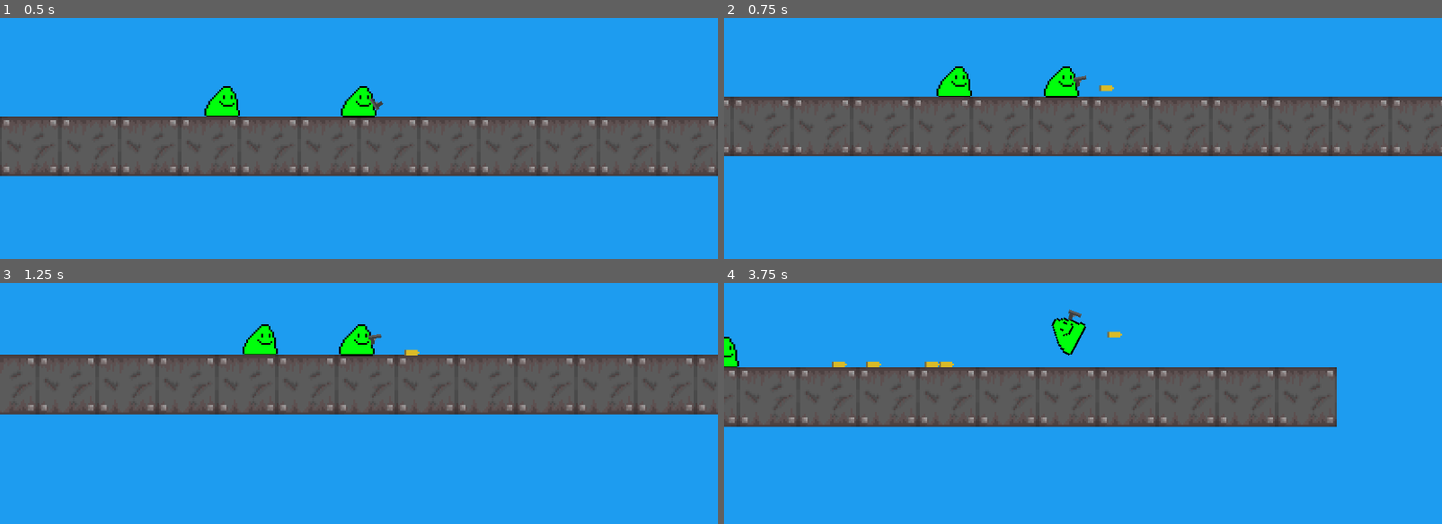
Above: before the commit, frames 1-4 (two rows, left to right).
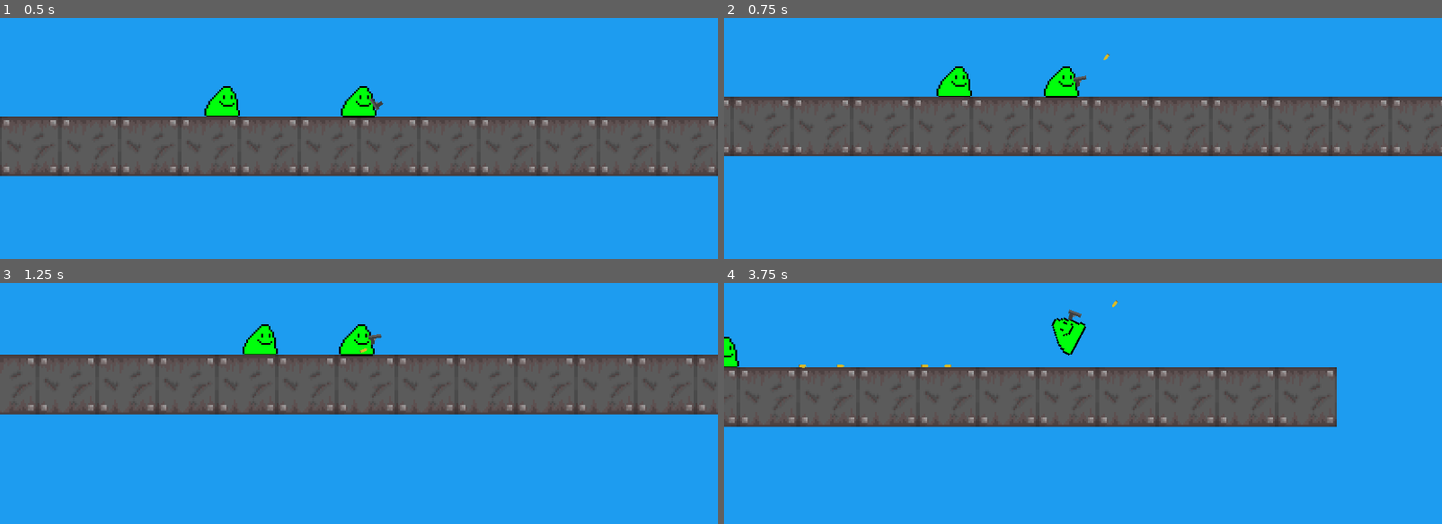
Above: after the commit, the same moments.

Repository: a0fefd/blobs-with-guns-remastered
Game: Godot game, scene res://scenes/levels/world.tscn
The game is run twice, just before and just after one commit, with the same random seed, the same clock (stepped at 60 frames per second) and the same inputs.
Inputs (mouse positions are in pixels of both pictures, inside the frame that each line leads up to):
- Up to frame 1 (0.5 s): no input
- Up to frame 2 (0.75 s): move the mouse to (1240, 54) at 0.52 s; click (1240, 54) at 0.6 s
- Up to frame 3 (1.25 s): no input
- Up to frame 4 (3.75 s): move the mouse to (939, 360) at 1.27 s; click (939, 360) at 1.35 s; move the mouse to (outside the picture) at 2.02 s; click (outside the picture) at 2.1 s; move the mouse to (1047, 420) at 2.77 s; click (1047, 420) at 2.85 s; move the mouse to (1298, 401) at 3.52 s; click (1298, 401) at 3.6 s

Frame 1 is identical in both runs. In frame 2, less than 0.1% of the frame differs, in the area x 52-55%, y 14-31%; in frame 3, less than 0.1%; in frame 4, 0.3%, in the area x 10-56%, y 7-36%.

Commit message:
Add ejection force to shells

Diff:
--- a/project.godot
+++ b/project.godot
@@ -18,10 +18,6 @@
 boot_splash/use_filter=false
 config/icon="res://sprites/logos/Blobs_guns_thumbnail.png"
 
-[display]
-
-window/size/mode=3
-
 [input]
 
 fire={
--- a/scenes/guns/gun.tscn
+++ b/scenes/guns/gun.tscn
@@ -4,6 +4,45 @@
 [ext_resource type="Texture2D" uid="uid://galc2r4gpkdi" path="res://sprites/guns/guns.png" id="1_b0041"]
 [ext_resource type="Texture2D" uid="uid://da7xk67axn8fd" path="res://sprites/guns/muzzle flashes.png" id="3_6ukkm"]
 [ext_resource type="AudioStream" uid="uid://eywgm3nylp6r" path="res://sounds/shoot_sound.wav" id="3_ilwih"]
+
+[sub_resource type="Animation" id="Animation_3mqgm"]
+length = 0.001
+tracks/0/type = "value"
+tracks/0/imported = false
+tracks/0/enabled = true
+tracks/0/path = NodePath(".:position")
+tracks/0/interp = 1
+tracks/0/loop_wrap = true
+tracks/0/keys = {
+"times": PackedFloat32Array(0),
+"transitions": PackedFloat32Array(1),
+"update": 0,
+"values": [Vector2(0, 0)]
+}
+tracks/1/type = "value"
+tracks/1/imported = false
+tracks/1/enabled = true
+tracks/1/path = NodePath(".:rotation")
+tracks/1/interp = 1
+tracks/1/loop_wrap = true
+tracks/1/keys = {
+"times": PackedFloat32Array(0),
+"transitions": PackedFloat32Array(1),
+"update": 0,
+"values": [0.0]
+}
+tracks/2/type = "value"
+tracks/2/imported = false
+tracks/2/enabled = true
+tracks/2/path = NodePath("BarrelEnd/Sprite2D:visible")
+tracks/2/interp = 1
+tracks/2/loop_wrap = true
+tracks/2/keys = {
+"times": PackedFloat32Array(0),
+"transitions": PackedFloat32Array(1),
+"update": 1,
+"values": [false]
+}
 
 [sub_resource type="Animation" id="Animation_3qays"]
 resource_name = "shoot"
@@ -60,45 +99,6 @@
 "values": [true, false]
 }
 
-[sub_resource type="Animation" id="Animation_3mqgm"]
-length = 0.001
-tracks/0/type = "value"
-tracks/0/imported = false
-tracks/0/enabled = true
-tracks/0/path = NodePath(".:position")
-tracks/0/interp = 1
-tracks/0/loop_wrap = true
-tracks/0/keys = {
-"times": PackedFloat32Array(0),
-"transitions": PackedFloat32Array(1),
-"update": 0,
-"values": [Vector2(0, 0)]
-}
-tracks/1/type = "value"
-tracks/1/imported = false
-tracks/1/enabled = true
-tracks/1/path = NodePath(".:rotation")
-tracks/1/interp = 1
-tracks/1/loop_wrap = true
-tracks/1/keys = {
-"times": PackedFloat32Array(0),
-"transitions": PackedFloat32Array(1),
-"update": 0,
-"values": [0.0]
-}
-tracks/2/type = "value"
-tracks/2/imported = false
-tracks/2/enabled = true
-tracks/2/path = NodePath("BarrelEnd/Sprite2D:visible")
-tracks/2/interp = 1
-tracks/2/loop_wrap = true
-tracks/2/keys = {
-"times": PackedFloat32Array(0),
-"transitions": PackedFloat32Array(1),
-"update": 1,
-"values": [false]
-}
-
 [sub_resource type="AnimationLibrary" id="AnimationLibrary_xhcu1"]
 _data = {
 "RESET": SubResource("Animation_3mqgm"),
--- a/scenes/guns/shell.tscn
+++ b/scenes/guns/shell.tscn
@@ -4,8 +4,8 @@
 [ext_resource type="Script" path="res://scripts/shell.gd" id="1_todmc"]
 
 [sub_resource type="CapsuleShape2D" id="CapsuleShape2D_2hjhl"]
-radius = 1.5
-height = 8.0
+radius = 0.8
+height = 4.0
 
 [node name="Shell" type="RigidBody2D"]
 collision_layer = 2
@@ -13,6 +13,7 @@
 script = ExtResource("1_todmc")
 
 [node name="Sprite2D" type="Sprite2D" parent="."]
+scale = Vector2(0.5, 0.5)
 texture = ExtResource("1_q4lfi")
 vframes = 8
 frame = 5
--- a/scripts/gun.gd
+++ b/scripts/gun.gd
@@ -2,6 +2,7 @@
 
 
 @export var recoil = 300
+@export var eject_force = Vector2(0, -10000)
 @export var shell = preload("res://scenes/guns/shell.tscn")
 
 @onready var animation_player = get_node("AnimationPlayer")
@@ -12,7 +13,7 @@
 signal fired(recoil_vector)
 
 
-func _process(delta):
+func _process(_delta):
 	if Input.is_action_just_pressed("fire"):
 		fired.emit(-Vector2(recoil, 0).rotated(rotation))
 		animation_player.play("shoot")
@@ -25,3 +26,4 @@
 	var shell_inst = shell.instantiate()
 	world.add_child(shell_inst)
 	shell_inst.global_position = shell_pos.global_position
+	shell_inst.apply_force(eject_force, Vector2.RIGHT)
